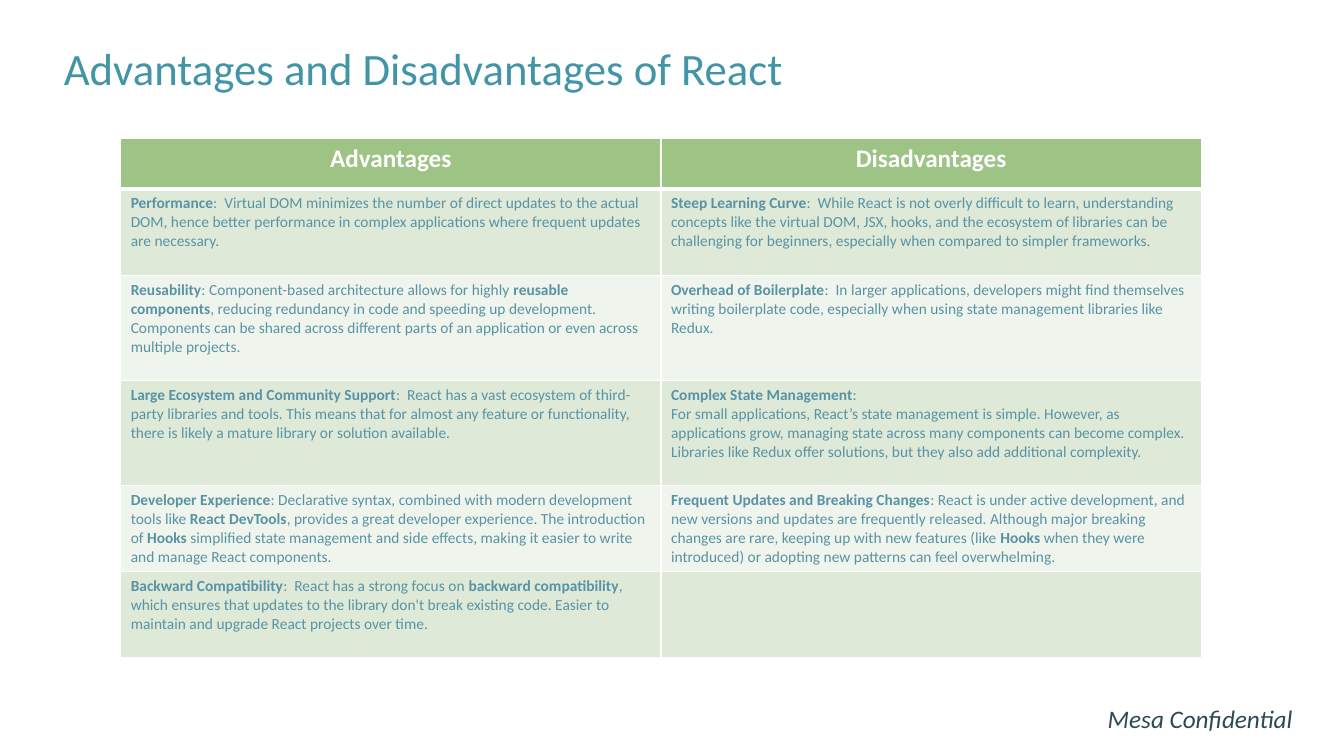
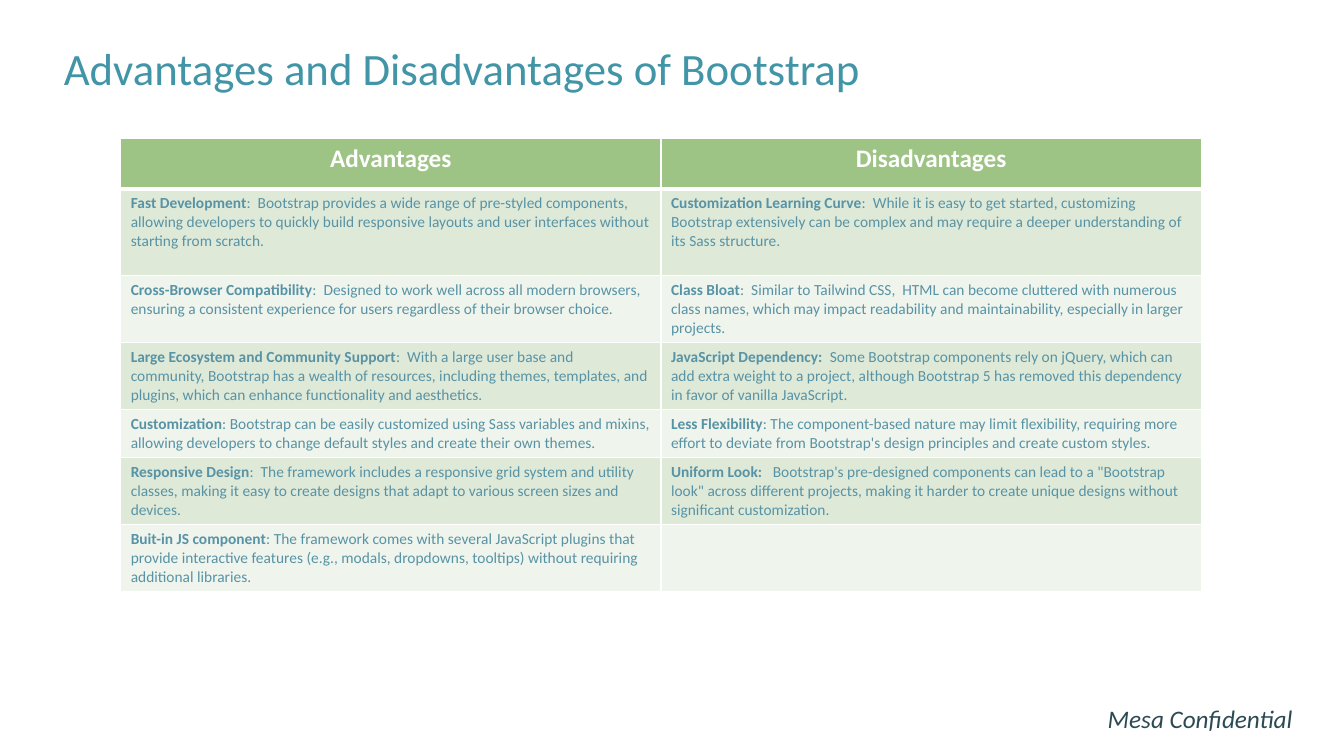
Before and after one commit to hunghpham/MVP-Application-Sensor-Telemetry-System, a slide deck: slide 6 of Power Point Slides/Tailwind vs Bootstrap.pptx. Drawn at 1344x756 pixels with LibreOffice and Linux fonts; fonts in the diff are those of the drawing; background and template pictures are left out. Boxes give left, top, right and bottom in pixels: in the first picture for what was removed or moved away, otherwise in the second. Text is boxed around its words. In the diff, an @@ line names an element or a change of style, - is before the commit and + after.

Commit message:
-Add updated and completed all power point slides for each technology used in the MVP project discussing their tradeoffs and benefit for us -Move sensor_simulator program into docker so everything runs at once when building docker compose, no need to run it after anymore -Update README.md file to have proper markdowns

```diff
--- a/Power Point Slides/Tailwind vs Bootstrap.pptx
+++ b/Power Point Slides/Tailwind vs Bootstrap.pptx
@@ title at [64,54,859,93]: text changed @@
-Advantages and Disadvantages of React
+Advantages and Disadvantages of Bootstrap
@@ table at [121,139,1202,586] @@
-row 2: Performance: Virtual DOM minimizes the number of direct updates to the actual DOM, hence better performance in complex applications where frequent updates are necessary. | Steep Learning Curve: While React is not overly difficult to learn, understanding concepts like the virtual DOM, JSX, hooks, and the ecosystem of libraries can be challenging for beginners, especially when compared to simpler frameworks.
-row 3: Reusability: Component-based architecture allows for highly reusable components, reducing redundancy in code and speeding up development. Components can be shared across different parts of an application or even across multiple projects. | Overhead of Boilerplate: In larger applications, developers might find themselves writing boilerplate code, especially when using state management libraries like Redux.
-row 4: Large Ecosystem and Community Support: React has a vast ecosystem of third-party libraries and tools. This means that for almost any feature or functionality, there is likely a mature library or solution available. | Complex State Management: / For small applications, React’s state management is simple. However, as applications grow, managing state across many components can become complex. Libraries like Redux offer solutions, but they also add additional complexity.
-row 5: Developer Experience: Declarative syntax, combined with modern development tools like React DevTools, provides a great developer experience. The introduction of Hooks simplified state management and side effects, making it easier to write and manage React components. | Frequent Updates and Breaking Changes: React is under active development, and new versions and updates are frequently released. Although major breaking changes are rare, keeping up with new features (like Hooks when they were introduced) or adopting new patterns can feel overwhelming.
-row 6: Backward Compatibility: React has a strong focus on backward compatibility, which ensures that updates to the library don't break existing code. Easier to maintain and upgrade React projects over time. | 
+row 2: Fast Development: Bootstrap provides a wide range of pre-styled components, allowing developers to quickly build responsive layouts and user interfaces without starting from scratch. | Customization Learning Curve: While it is easy to get started, customizing Bootstrap extensively can be complex and may require a deeper understanding of its Sass structure.
+row 3: Cross-Browser Compatibility: Designed to work well across all modern browsers, ensuring a consistent experience for users regardless of their browser choice. | Class Bloat: Similar to Tailwind CSS, HTML can become cluttered with numerous class names, which may impact readability and maintainability, especially in larger projects.
+row 4: Large Ecosystem and Community Support: With a large user base and community, Bootstrap has a wealth of resources, including themes, templates, and plugins, which can enhance functionality and aesthetics. | JavaScript Dependency: Some Bootstrap components rely on jQuery, which can add extra weight to a project, although Bootstrap 5 has removed this dependency in favor of vanilla JavaScript.
+row 5: Customization: Bootstrap can be easily customized using Sass variables and mixins, allowing developers to change default styles and create their own themes. | Less Flexibility: The component-based nature may limit flexibility, requiring more effort to deviate from Bootstrap's design principles and create custom styles.
+row 6: Responsive Design: The framework includes a responsive grid system and utility classes, making it easy to create designs that adapt to various screen sizes and devices. | Uniform Look: Bootstrap's pre-designed components can lead to a "Bootstrap look" across different projects, making it harder to create unique designs without significant customization.
+row 7: Buit-in JS component: The framework comes with several JavaScript plugins that provide interactive features (e.g., modals, dropdowns, tooltips) without requiring additional libraries. | 
```
Also in this commit, not shown: 4 other slides changed, 3 slides added, 2 slides removed, 19 other files.
